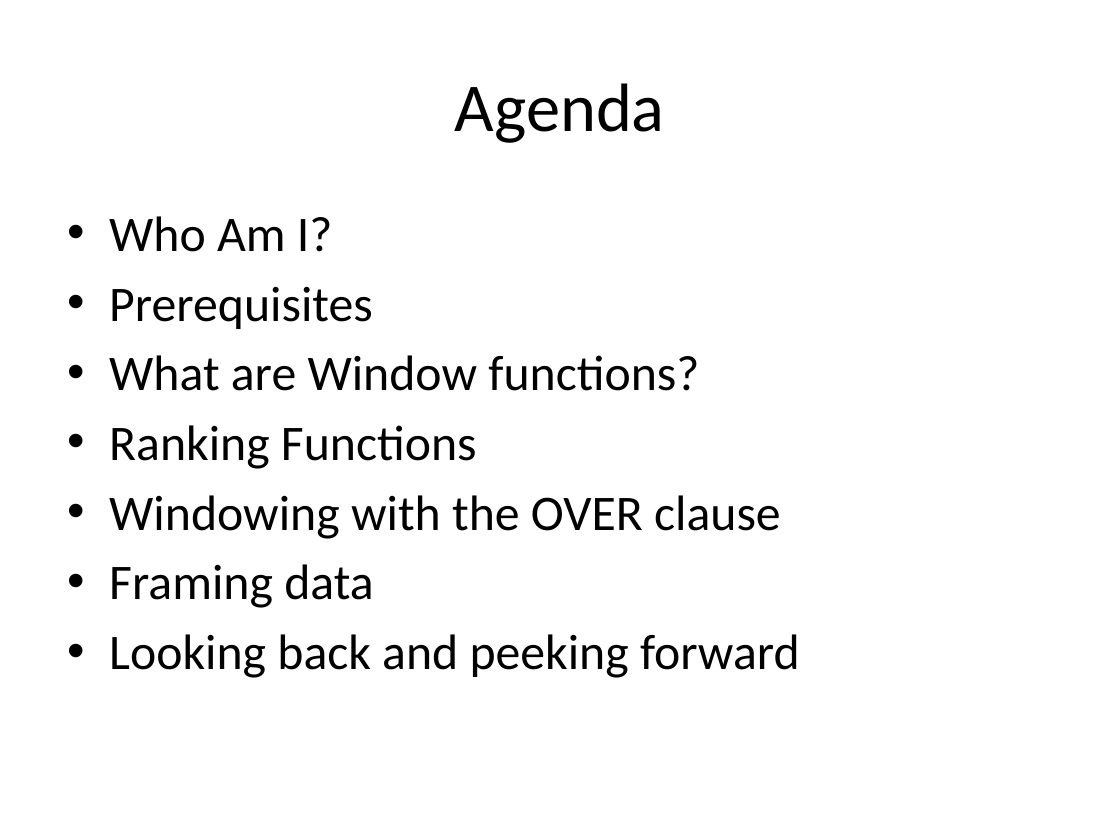
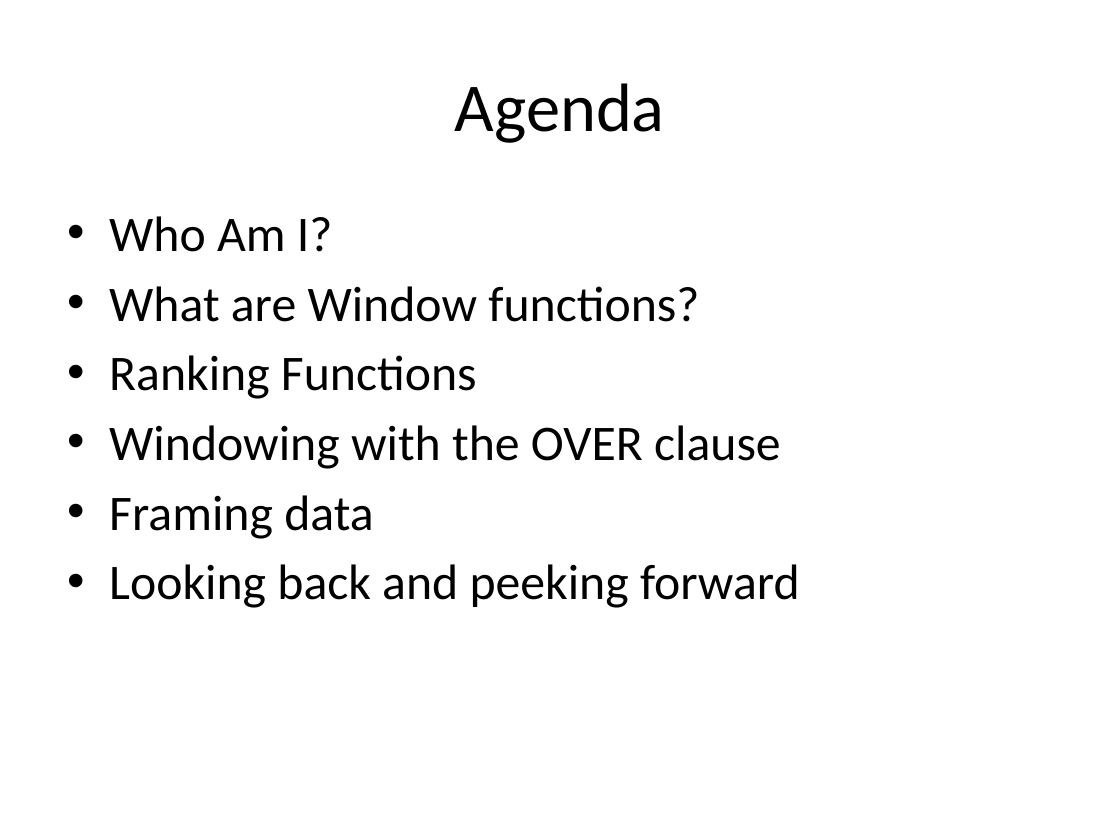
Before and after one commit to reachanu21/T-SQLWindowing, a slide deck: slide 2 of Presentation/TSQL_Windowing.pptx. Drawn at 1120x840 pixels with LibreOffice and Linux fonts; fonts in the diff are those of the drawing. Boxes give left, top, right and bottom in pixels: in the first picture for what was removed or moved away, otherwise in the second. Text is boxed around its words. In the diff, an @@ line names an element or a change of style, - is before the commit and + after.

```diff
--- a/Presentation/TSQL_Windowing.pptx
+++ b/Presentation/TSQL_Windowing.pptx
@@ text at (109, 286, 373, 329): paragraph removed @@
-• Prerequisites
```
Also in this commit, not shown: 8 other slides changed, 5 slides added, 1 slide removed.
